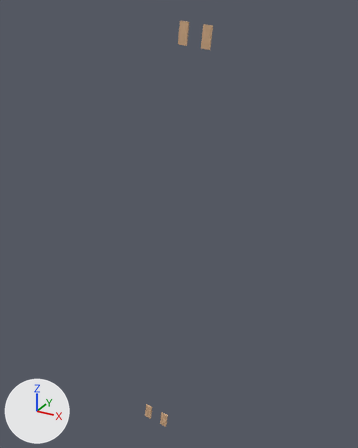
One commit to the OBJ model src/robot_lab_maps/maps/celisca_floor_1_detailed/adapters/meshes/visual_material_020.obj: the scene before it, then after it.
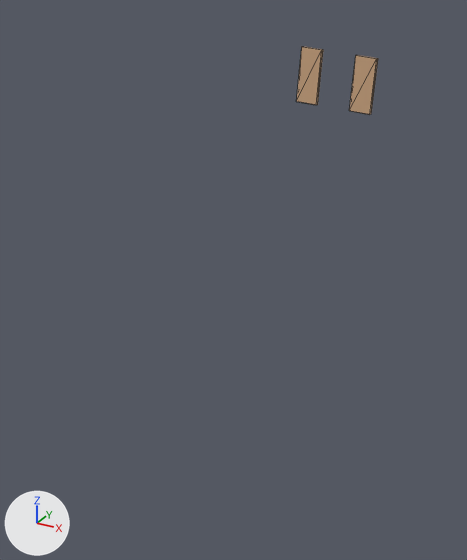
Each version appears first whole from a 50 mm camera at (22.5, -2.31, -7.91) aimed at (21.18, 0.08, -9.11), and next in a close-up on the part from 14% to 70% of the width and 0% to 54% of the height. The axes (+X, +Y, +Z) are drawn at lower left. The lights are the same throughout. The older version's two pictures come first. The close-ups show mesh edges as thin lines. Where no turn or scale is listed for an object, it has been applied to the vertices.

Objects in the first close-up: 'part_0000'.
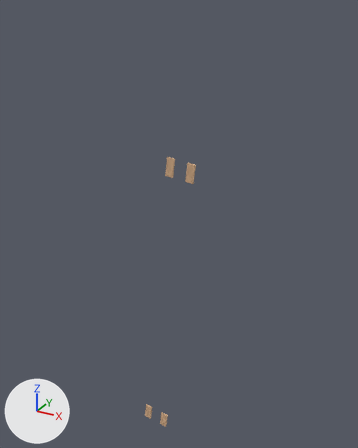
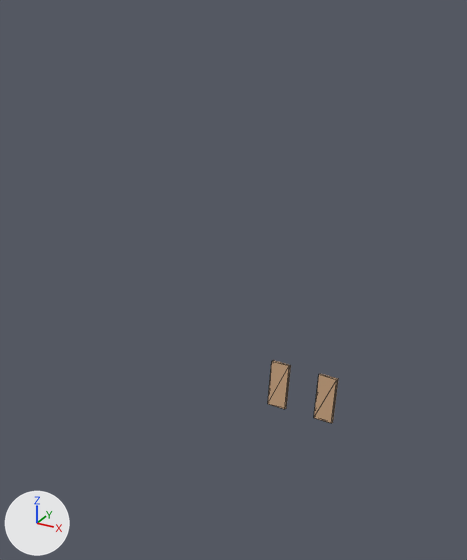
The newer file is also turned or shifted as a whole; pictures and numbers use the older file's frame.

Changed parts and their boxes [x1, y1, x2, y2] in the close-ups (467 x 560 px; the box of a moved part takes in the faces that stretch with it):
'part_0000', reshaped: before [297, 47, 378, 115]; after [268, 360, 338, 423]
part 1 of me_part_0000, moved or reshaped: before [297, 47, 323, 105]; after [268, 360, 291, 409]
part 2 of me_part_0000, moved or reshaped: before [349, 55, 378, 115]; after [314, 374, 338, 423]

Diff of the bpy script that builds the scene:
```diff
--- a/src/robot_lab_maps/maps/celisca_floor_1_detailed/adapters/meshes/visual_material_020.obj.py
+++ b/src/robot_lab_maps/maps/celisca_floor_1_detailed/adapters/meshes/visual_material_020.obj.py
@@ me_part_0000 @@
 # used by ob_part_0000; location = (0.0, 0.0, 0.0)
-me_part_0000.from_pydata(...)  # 32 vertices, 48 faces; spans x 20.95..21.42, y -0.02..-0.01, z -10.66..-7.98
+me_part_0000.from_pydata(...)  # 32 vertices, 48 faces; spans x 20.95..21.34, y -0.02..-0.01, z -10.66..-8.67
+# me_part_0000 part 1: the loose piece of 8 vertices spanning x 21.23..21.29, y -0.02..-0.01, z -8.09..-7.98 is moved by (-0.08, 0.0, -0.7)
+# me_part_0000 part 2: the loose piece of 8 vertices spanning x 21.36..21.42, y -0.02..-0.01, z -8.11..-7.99 is moved by (-0.08, 0.0, -0.7)
 me_part_0000.materials.append(mat_part_0000)
```
